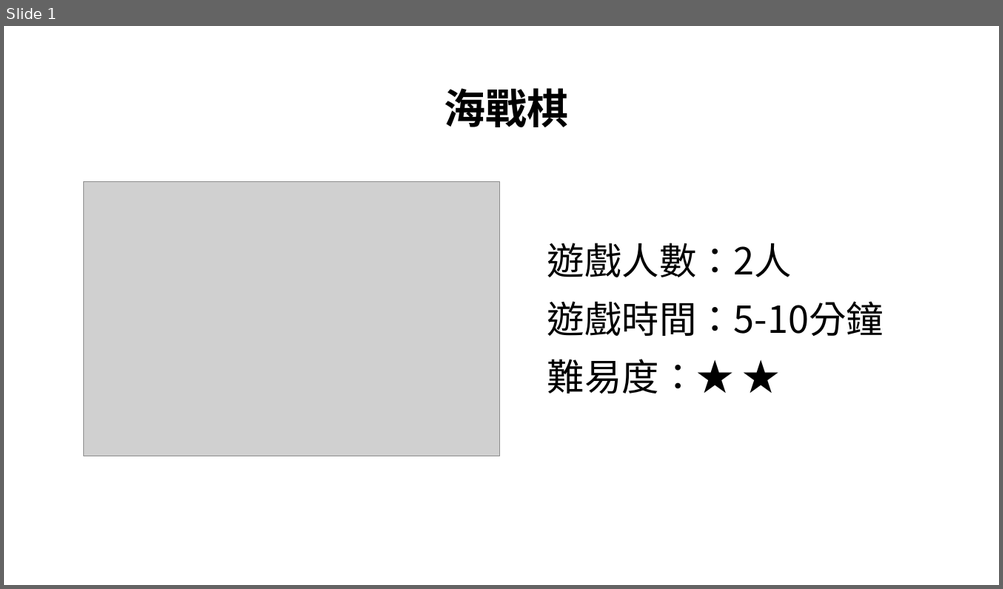
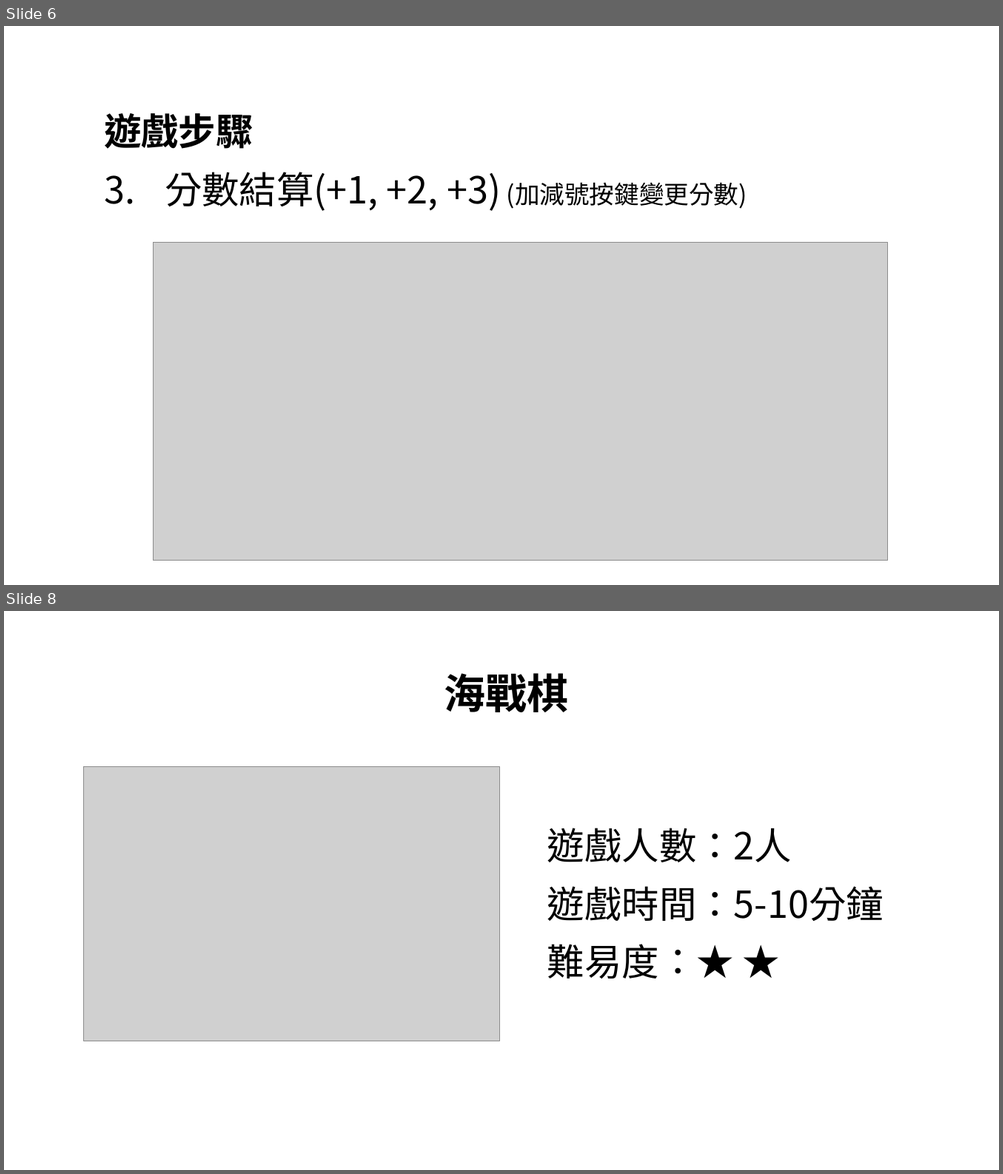
Before and after one commit to tidaohuang/react-game, a slide deck: tutorial.pptx. Shown one above the other, each under a label of ours: slide 1 before the commit, slides 6 and 8 after it; the slides between them are not shown. The pictures are 1003x589 and 1003x1174 pixels, drawn with LibreOffice and Linux fonts; fonts in the diff are those of the drawing; grey boxes stand for pictures. Boxes give left, top, right and bottom in pixels: in the first picture for what was removed or moved away, otherwise in the second. Text is boxed around its words. In the diff, an @@ line names an element or a change of style, - is before the commit and + after.

```diff
--- a/tutorial.pptx
+++ b/tutorial.pptx
@@ slide 6 added at (4, 26, 999, 585), background #FFFFFF @@
@@ text added at (104, 113, 747, 211), 36 pt, text #000000 @@
+遊戲步驟
+3. 分數結算(+1, +2, +3) (加減號按鍵變更分數)
@@ picture added at (153, 243, 888, 562) @@
@@ what was slide 1 is now slide 8 @@
```
Also in this commit, not shown: 6 other slides added, 20 other files.
